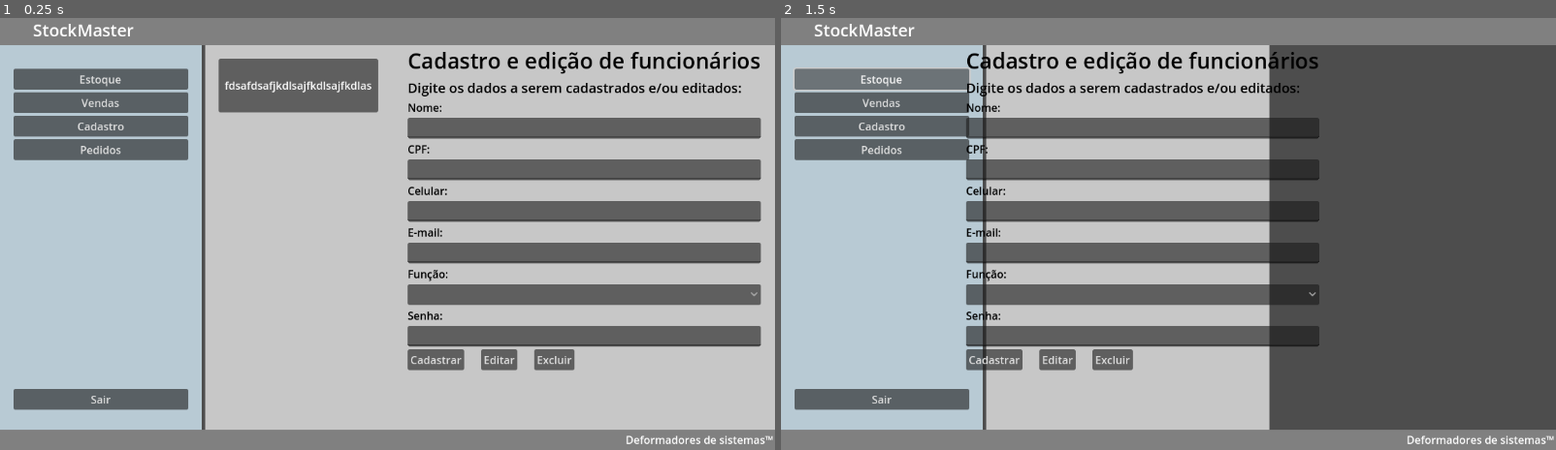
Above: before the commit, frames 1-2 (left to right).
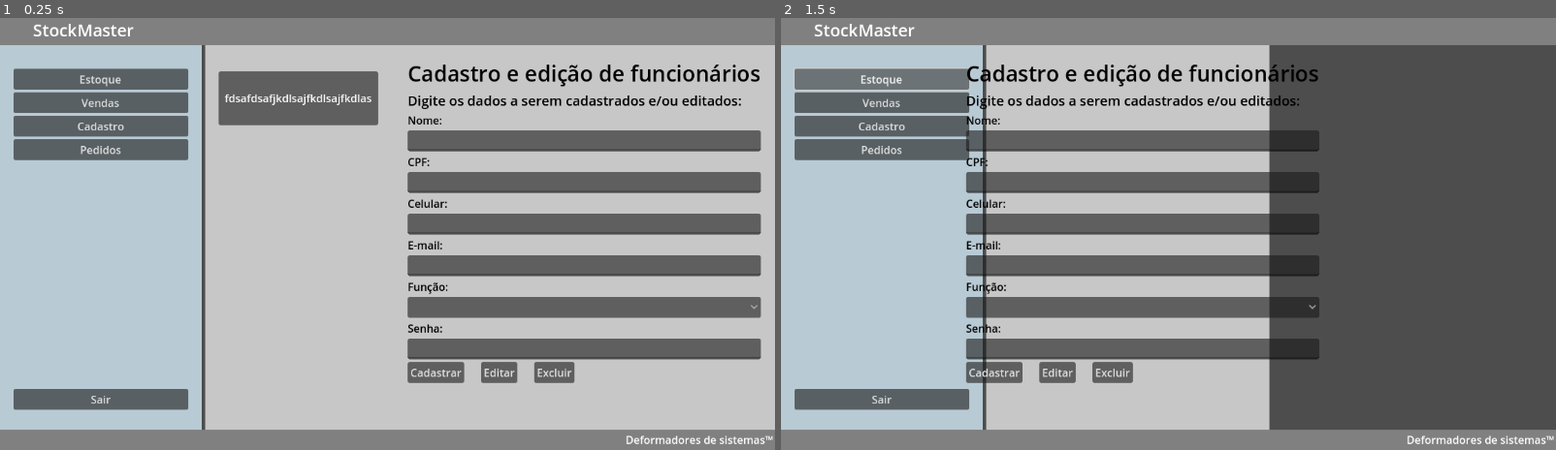
Above: after the commit, the same moments.

Repository: Jeday03/Sistema-De-Inventario-Modeladgem-De-Sistemas
Game: Godot game, scene res://Scenes/DefaultPage2.tscn
Same seed, same stepped clock (60 frames per second), same inputs: the game is played once before the commit and once after it. This scene is started directly instead of the project's main scene.
Inputs:
- Up to frame 1 (0.25 s): no input
- Up to frame 2 (1.5 s): click "Cadastrar" at 0.5 s; click "Estoque" at 1.25 s

The runs differ from the first frame. In frame 1, 22% of the frame differs, in the area x 28-99%, y 7-85%; in frame 2, 19%.
Error after the commit: Invalid type in function 'request' in base 'HTTPRequest'. Cannot convert argument 4 from Dictionary to String. (res://Scripts/CadastroFuncionarioScript.gd:20)

Commit message:
Começa script de cadastro de funcionario

Diff:
--- a/stockmastergodot2/Scenes/CadastroFuncionario.tscn
+++ b/stockmastergodot2/Scenes/CadastroFuncionario.tscn
@@ -1,6 +1,8 @@
-[gd_scene format=3 uid="uid://flpa1v0if7uv"]
+[gd_scene load_steps=2 format=3 uid="uid://flpa1v0if7uv"]
 
-[node name="Control" type="Control"]
+[ext_resource type="Script" uid="uid://dfes7eftqca3a" path="res://Scripts/CadastroFuncionarioScript.gd" id="1_qssss"]
+
+[node name="CadastroFuncionario" type="Control"]
 layout_mode = 3
 anchors_preset = 15
 anchor_right = 1.0
@@ -9,6 +11,7 @@
 grow_vertical = 2
 size_flags_horizontal = 3
 size_flags_vertical = 3
+script = ExtResource("1_qssss")
 
 [node name="ColorRect" type="ColorRect" parent="."]
 layout_mode = 1
@@ -154,3 +157,7 @@
 [node name="Remover" type="Button" parent="HBoxContainer/MarginContainer2/Formulario/HBoxContainer"]
 layout_mode = 2
 text = "Excluir"
+
+[node name="HTTPRequest" type="HTTPRequest" parent="."]
+
+[connection signal="pressed" from="HBoxContainer/MarginContainer2/Formulario/HBoxContainer/Cadastrar" to="." method="_on_cadastrar_pressed"]
--- a/stockmastergodot2/Scenes/DefaultPage2.tscn
+++ b/stockmastergodot2/Scenes/DefaultPage2.tscn
@@ -97,7 +97,7 @@
 [node name="MarginContainer" type="MarginContainer" parent="MainFrame"]
 layout_mode = 2
 size_flags_horizontal = 3
-theme_override_constants/margin_top = 25
+theme_override_constants/margin_top = 44
 theme_override_constants/margin_bottom = 25
 
 [node name="Control" parent="MainFrame/MarginContainer" instance=ExtResource("2_4tmdg")]
--- /dev/null
+++ b/stockmastergodot2/Scripts/CadastroFuncionarioScript.gd
@@ -0,0 +1,20 @@
+extends Control
+
+@onready var campo_nome: LineEdit = $HBoxContainer/MarginContainer2/Formulario/CampoNome
+@onready var campo_cpf: LineEdit = $HBoxContainer/MarginContainer2/Formulario/CampoCPF
+@onready var campo_cel: LineEdit = $HBoxContainer/MarginContainer2/Formulario/CampoCel
+@onready var campo_email: LineEdit = $HBoxContainer/MarginContainer2/Formulario/CampoEmail
+@onready var option_button: OptionButton = $HBoxContainer/MarginContainer2/Formulario/OptionButton
+@onready var campo_senha: LineEdit = $HBoxContainer/MarginContainer2/Formulario/CampoSenha
+@onready var http_request: HTTPRequest = $HTTPRequest
+
+func _on_cadastrar_pressed() -> void:
+	var json = {
+		"nome": campo_nome.text,
+		"cpf": campo_cpf.text,
+		"celular": campo_cel.text,
+		"email": campo_email.text,
+		"funcao": option_button.get_item_text(option_button.selected),
+		"senha": campo_senha.text
+	}
+	http_request.request("url", [], HTTPClient.METHOD_POST, json)
Not shown, added: stockmastergodot2/Scripts/CadastroFuncionarioScript.gd.uid
